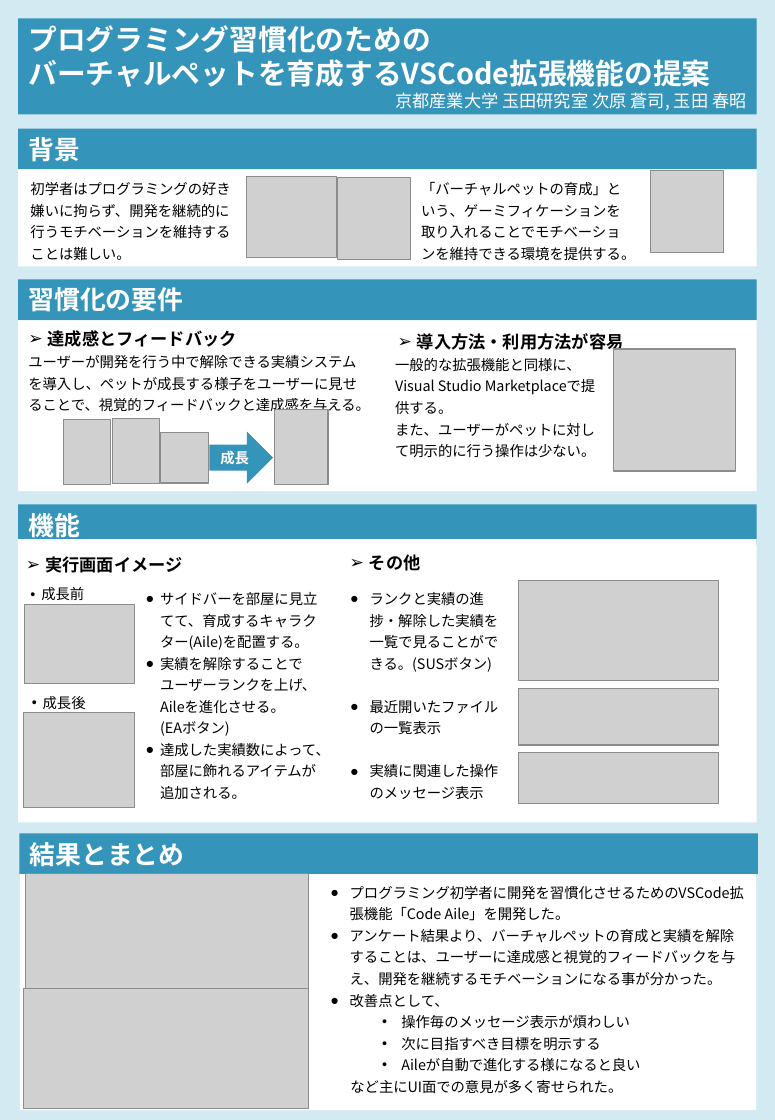
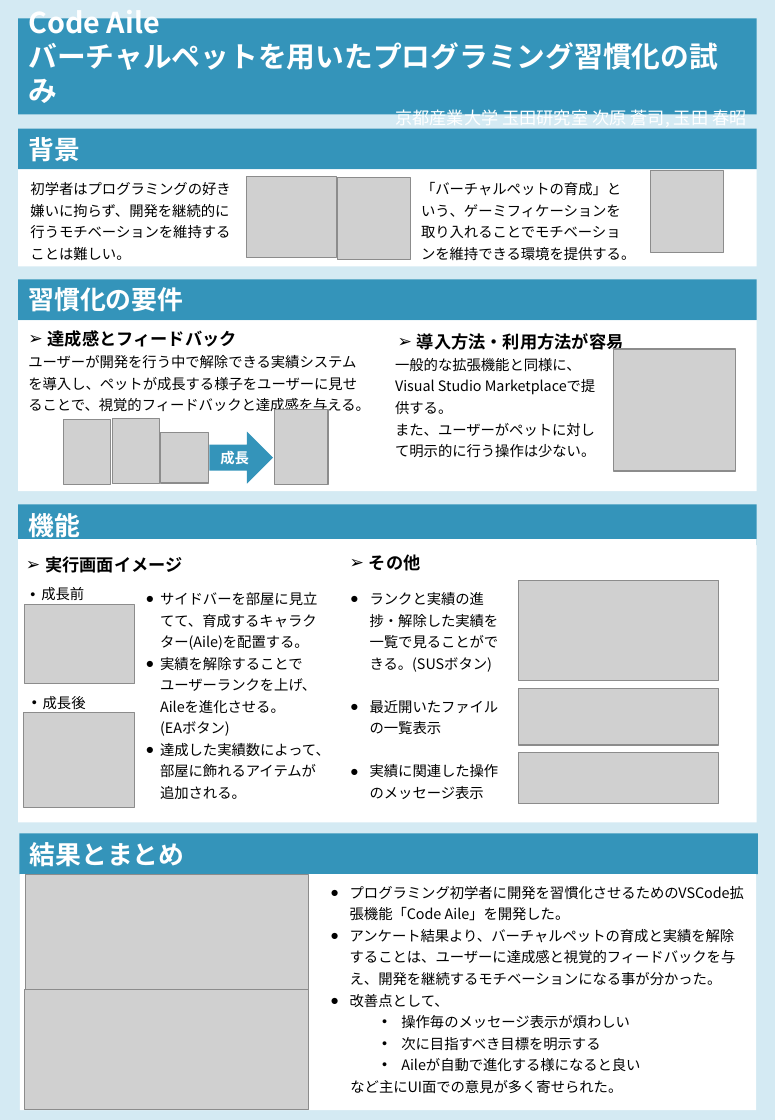
Before and after one commit to tamadalab/2024bthesis_tsugihara, a slide deck: slide 1 of poster/2024bthesis_tsugihara_poster.pptx. Drawn at 775x1120 pixels with LibreOffice and Linux fonts; fonts in the diff are those of the drawing; grey boxes stand for pictures. Boxes give left, top, right and bottom in pixels: in the first picture for what was removed or moved away, otherwise in the second. Text is boxed around its words. In the diff, an @@ line names an element or a change of style, - is before the commit and + after.

```diff
--- a/poster/2024bthesis_tsugihara_poster.pptx
+++ b/poster/2024bthesis_tsugihara_poster.pptx
@@ text in rectangle at <box>28,10,718,103</box>: text changed @@
-プログラミング習慣化のための
-バーチャルペットを育成するVSCode拡張機能の提案
+Code Aile
+バーチャルペットを用いたプログラミング習慣化の試み
```
Also in this commit, not shown: 1 other file.
